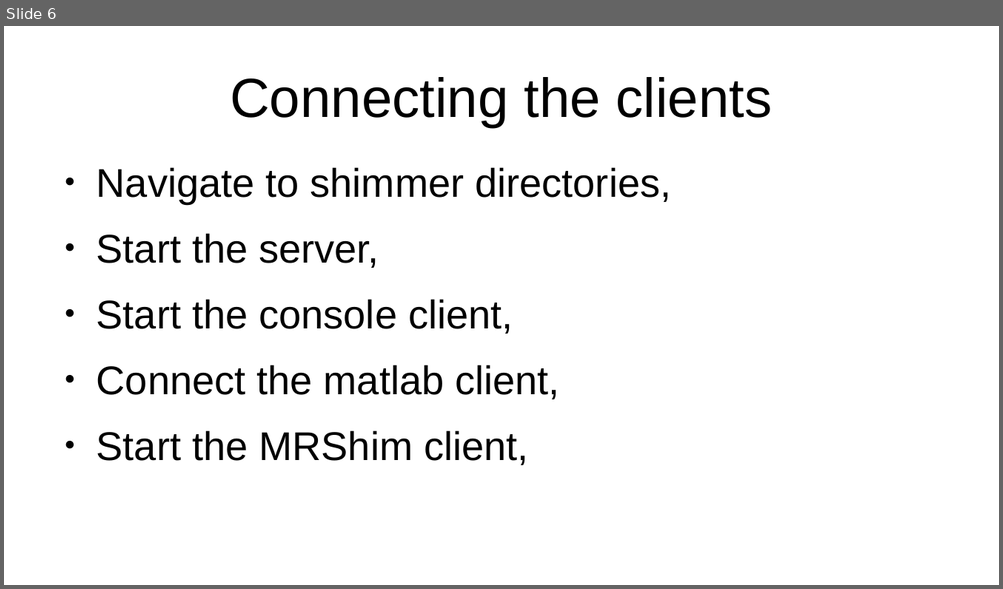
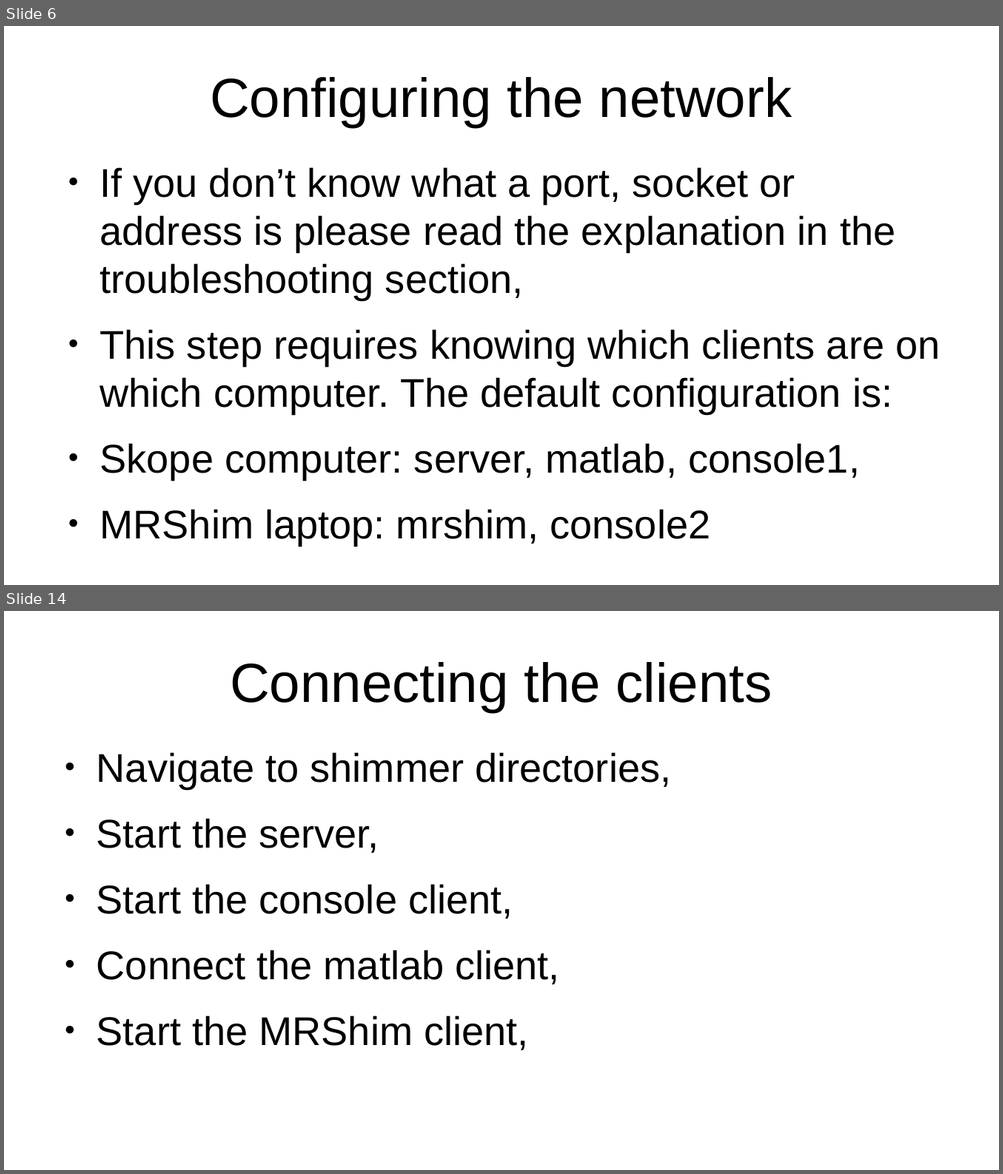
Before and after one commit to seventeenmagpie/skope-mrshim, a slide deck: shimmer/docs/user_guide_with_images.odp. Shown one above the other, each under a label of ours: slide 6 before the commit, slides 6 and 14 after it; the slides between them are not shown. The pictures are 1003x589 and 1003x1174 pixels, drawn with LibreOffice and Linux fonts; fonts in the diff are those of the drawing. Boxes give left, top, right and bottom in pixels: in the first picture for what was removed or moved away, otherwise in the second. Text is boxed around its words. In the diff, an @@ line names an element or a change of style, - is before the commit and + after.

```diff
--- a/shimmer/docs/user_guide_with_images.odp
+++ b/shimmer/docs/user_guide_with_images.odp
@@ slide 6 added at <box>4,26,999,585</box>, background #FFFFFF @@
@@ title added at <box>210,77,792,127</box>, 44 pt, text #000000 @@
+Configuring the network
@@ text added at <box>100,167,939,545</box>, 32 pt, text #000000 @@
+● If you don’t know what a port, socket or address is please read the explanation in the troubleshooting section,
+● This step requires knowing which clients are on which computer. The default configuration is:
+● Skope computer: server, matlab, console1,
+● MRShim laptop: mrshim, console2
@@ what was slide 6 is now slide 14 @@
```
Also in this commit, not shown: 8 slides changed, 23 other slides added, 2 slides removed, 4 other files.
